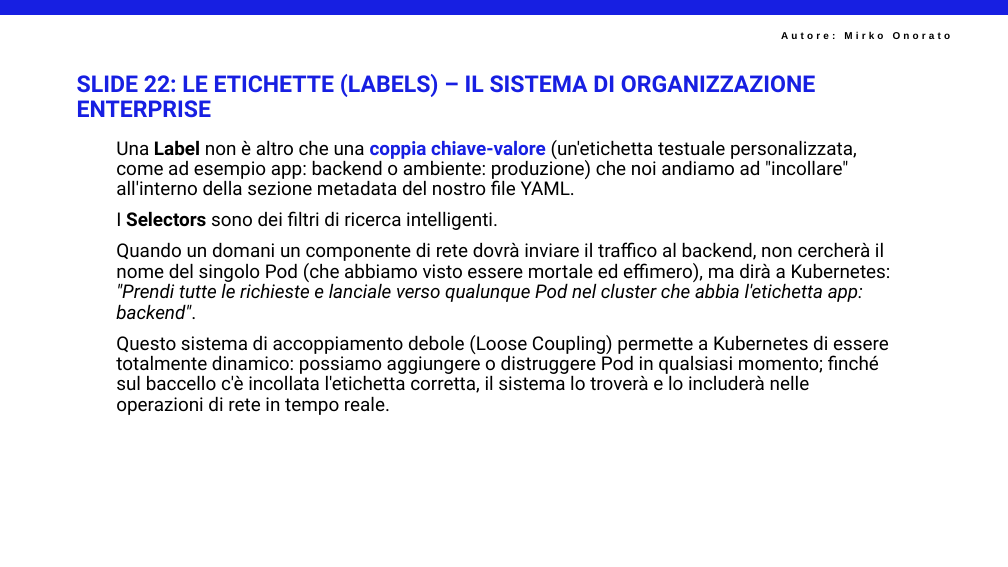
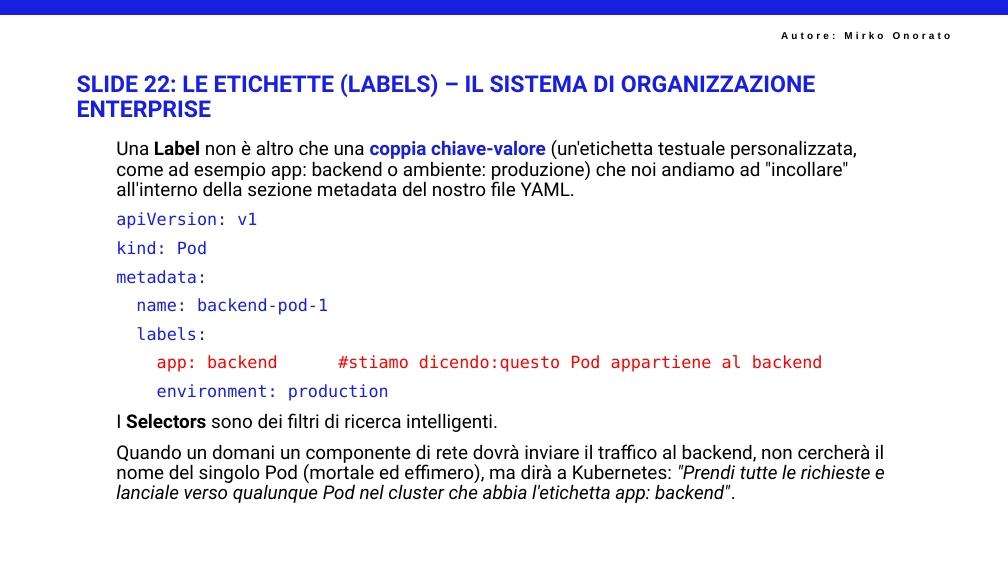
Before and after one commit to mirkoSkF/Docker-Slides, a slide deck: slide 24 of 4 - Kubernates. IL PASSAGGIO DA DOCKER COMPOSE ALL'ORCHESTRAZIONE ENTERPRISE.pptx. Drawn at 1008x567 pixels with LibreOffice and Linux fonts; fonts in the diff are those of the drawing; background and template pictures are left out. Boxes give left, top, right and bottom in pixels: in the first picture for what was removed or moved away, otherwise in the second. Text is boxed around its words. In the diff, an @@ line names an element or a change of style, - is before the commit and + after.

```diff
--- a/4 - Kubernates. IL PASSAGGIO DA DOCKER COMPOSE ALL'ORCHESTRAZIONE ENTERPRISE.pptx
+++ b/4 - Kubernates. IL PASSAGGIO DA DOCKER COMPOSE ALL'ORCHESTRAZIONE ENTERPRISE.pptx
@@ text at box(116, 212, 823, 401): paragraphs added @@
+apiVersion: v1
+kind: Pod
+metadata:
+name: backend-pod-1
+labels:
+app: backend #stiamo dicendo:questo Pod appartiene al backend
+environment: production
@@ text at box(116, 444, 885, 503): text changed @@
-Quando un domani un componente di rete dovrà inviare il traffico al backend, non cercherà il nome del singolo Pod (che abbiamo visto essere mortale ed effimero), ma dirà a Kubernetes: "Prendi tutte le richieste e lanciale verso qualunque Pod nel cluster che abbia l'etichetta app: backend".
-Questo sistema di accoppiamento debole (Loose Coupling) permette a Kubernetes di essere totalmente dinamico: possiamo aggiungere o distruggere Pod in qualsiasi momento; finché sul baccello c'è incollata l'etichetta corretta, il sistema lo troverà e lo includerà nelle operazioni di rete in tempo reale.
+Quando un domani un componente di rete dovrà inviare il traffico al backend, non cercherà il nome del singolo Pod (mortale ed effimero), ma dirà a Kubernetes: "Prendi tutte le richieste e lanciale verso qualunque Pod nel cluster che abbia l'etichetta app: backend".
```
Also in this commit, not shown: 1 other slide changed, 9 slides added.
